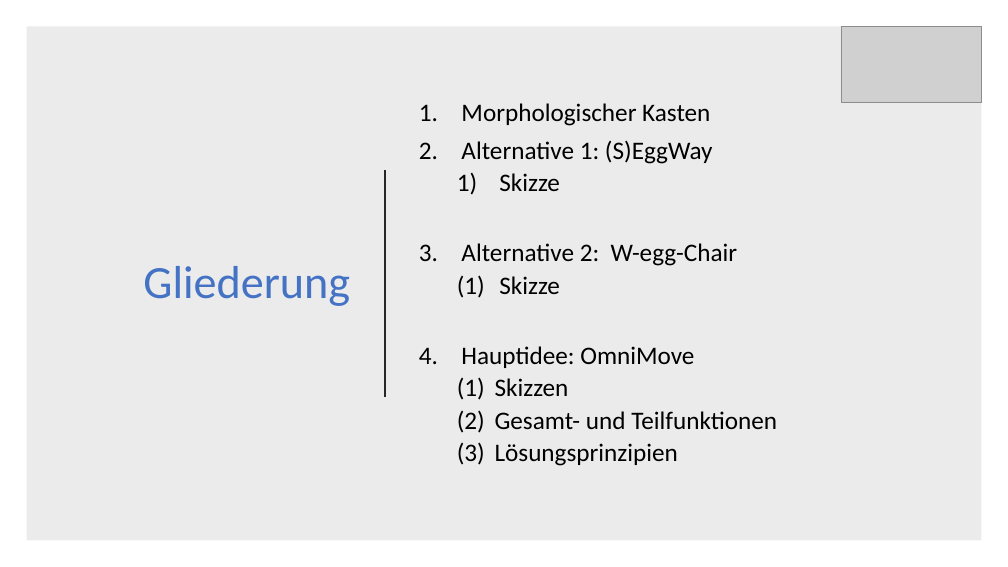
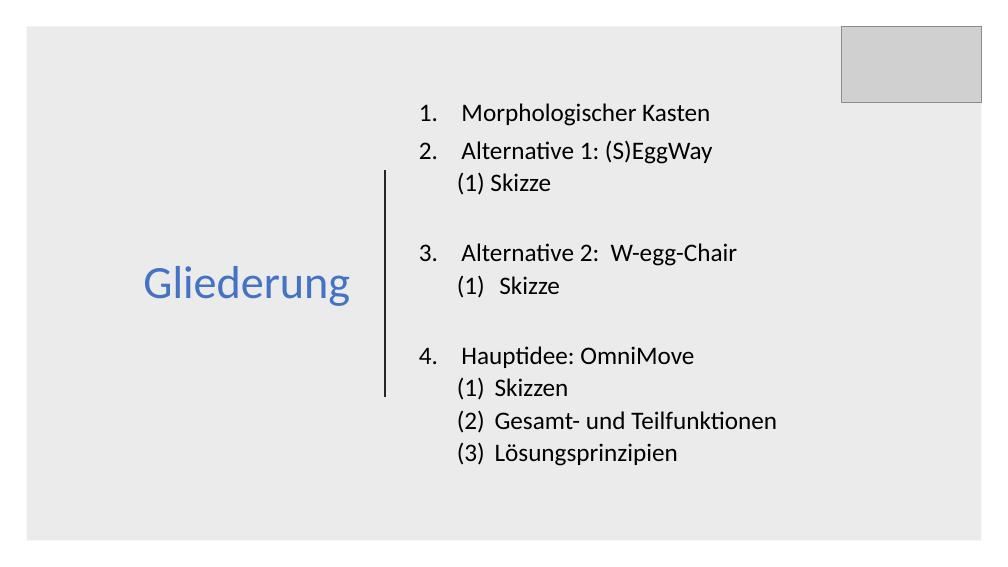
Before and after one commit to Khodii/OmniMoveCar, a slide deck: slide 2 of Praktikum Produktionstechnik M2.pptx. Drawn at 1008x567 pixels with LibreOffice and Linux fonts; fonts in the diff are those of the drawing; grey boxes stand for pictures. Boxes give left, top, right and bottom in pixels: in the first picture for what was removed or moved away, otherwise in the second. Text is boxed around its words. In the diff, an @@ line names an element or a change of style, - is before the commit and + after.

```diff
--- a/Praktikum Produktionstechnik M2.pptx
+++ b/Praktikum Produktionstechnik M2.pptx
@@ text at (457, 172, 551, 195): text changed @@
-  1) Skizze
+  (1) Skizze
```
Also in this commit, not shown: 2 other slides changed.
